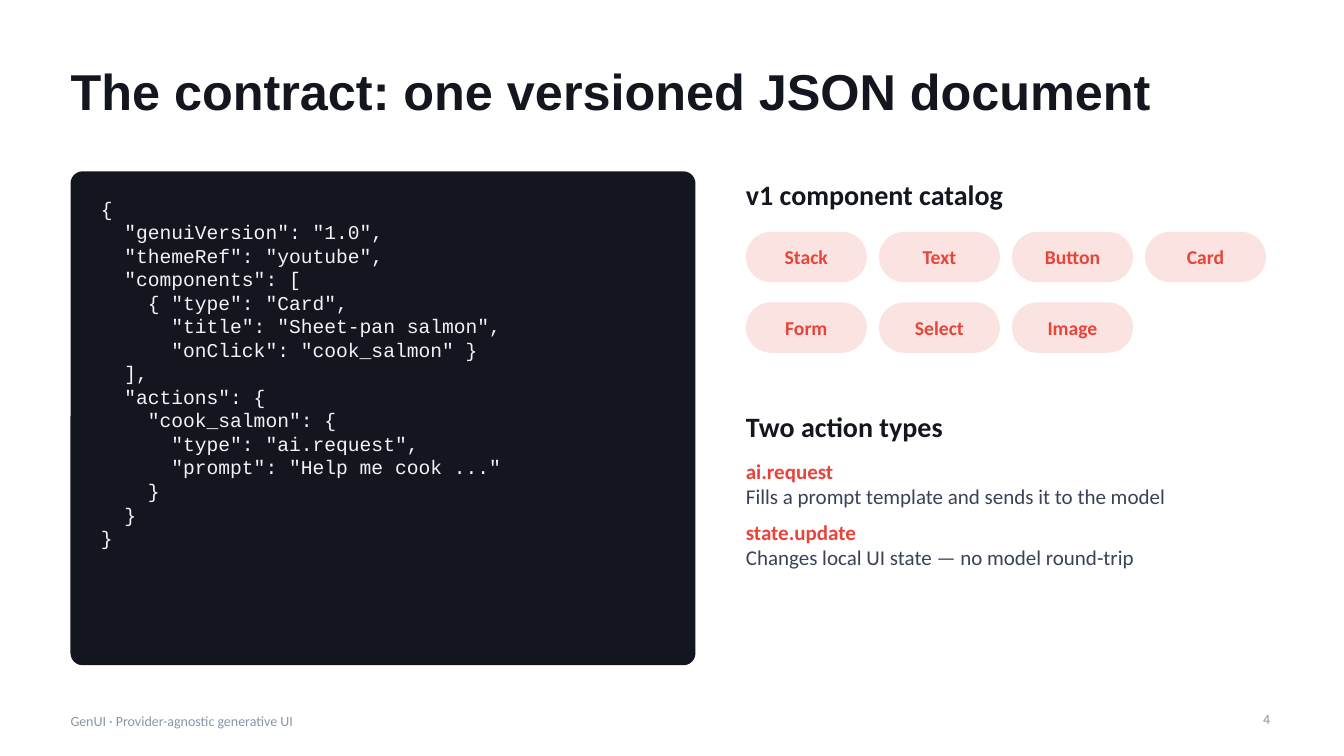
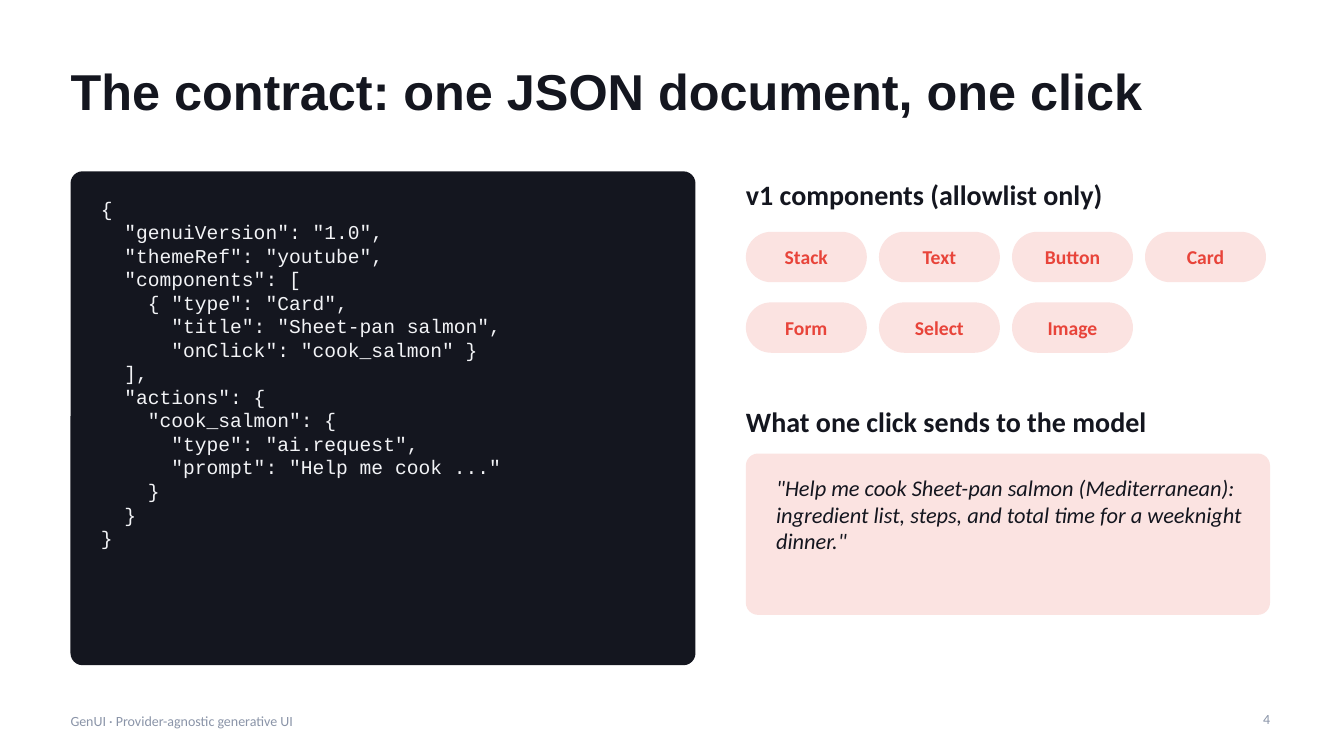
Before and after one commit to noahtan917/gen-ui, a slide deck: slide 4 of docs/GenUI-Presentation.pptx. Drawn at 1344x756 pixels with LibreOffice and Linux fonts; fonts in the diff are those of the drawing. Boxes give left, top, right and bottom in pixels: in the first picture for what was removed or moved away, otherwise in the second. Text is boxed around its words. In the diff, an @@ line names an element or a change of style, - is before the commit and + after.

Commit message:
Update presentation slides to reflect findings from manual testing of GenUI across various chat hosts. Enhance documentation with detailed observations on installation issues, UI rendering limitations, and interaction semantics. Revise slide titles and content for clarity, ensuring accurate representation of capabilities and constraints for each provider. Include new insights on the persistent Claude Skill and the necessity of raw URL installs for optimal functionality.

```diff
--- a/docs/GenUI-Presentation.pptx
+++ b/docs/GenUI-Presentation.pptx
@@ title at (x1=71, y1=73, x2=1142, y2=118): text changed @@
-The contract: one versioned JSON document
+The contract: one JSON document, one click
@@ text at (x1=746, y1=184, x2=1102, y2=210): text changed @@
-v1 component catalog
+v1 components (allowlist only)
@@ text at (x1=746, y1=412, x2=1146, y2=433): text changed @@
-Two action types
+What one click sends to the model
@@ text in rounded rectangle at (x1=746, y1=464, x2=1165, y2=569): text removed @@
-ai.request
-Fills a prompt template and sends it to the model
-state.update
-Changes local UI state — no model round-trip
@@ rounded rectangle resized from (x1=746, y1=464, x2=1165, y2=569) to (x1=746, y1=454, x2=1270, y2=615) @@
@@ rounded rectangle at (x1=746, y1=454, x2=1270, y2=615): fill none to #FBE3E1 @@
@@ text added at (x1=776, y1=480, x2=1241, y2=549), 16 pt, text #14161F, italic @@
+"Help me cook Sheet-pan salmon (Mediterranean): ingredient list, steps, and total time for a weeknight dinner."
```
Also in this commit, not shown: 3 other slides changed, 4 slides added, 2 slides removed, 1 other file.
